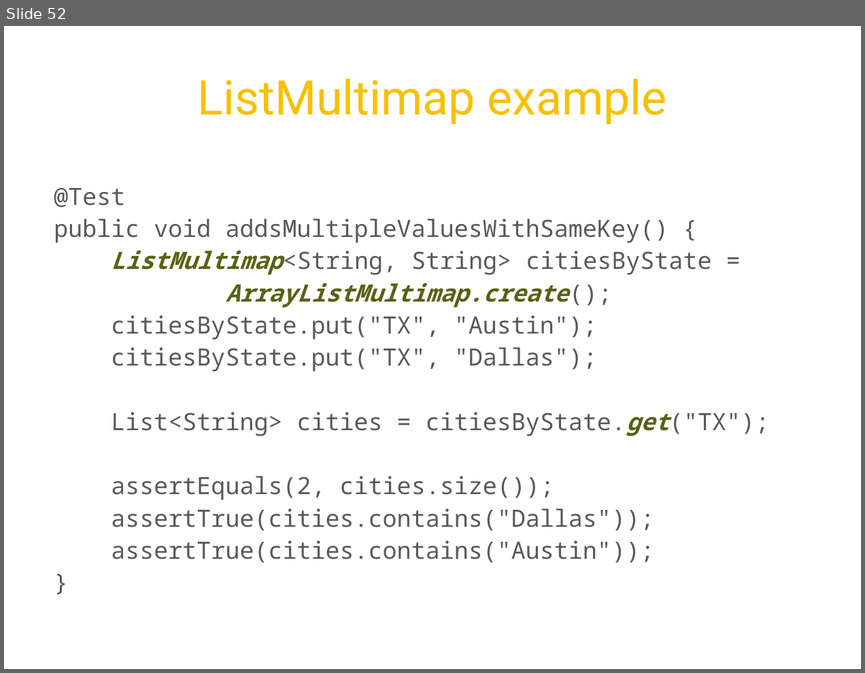
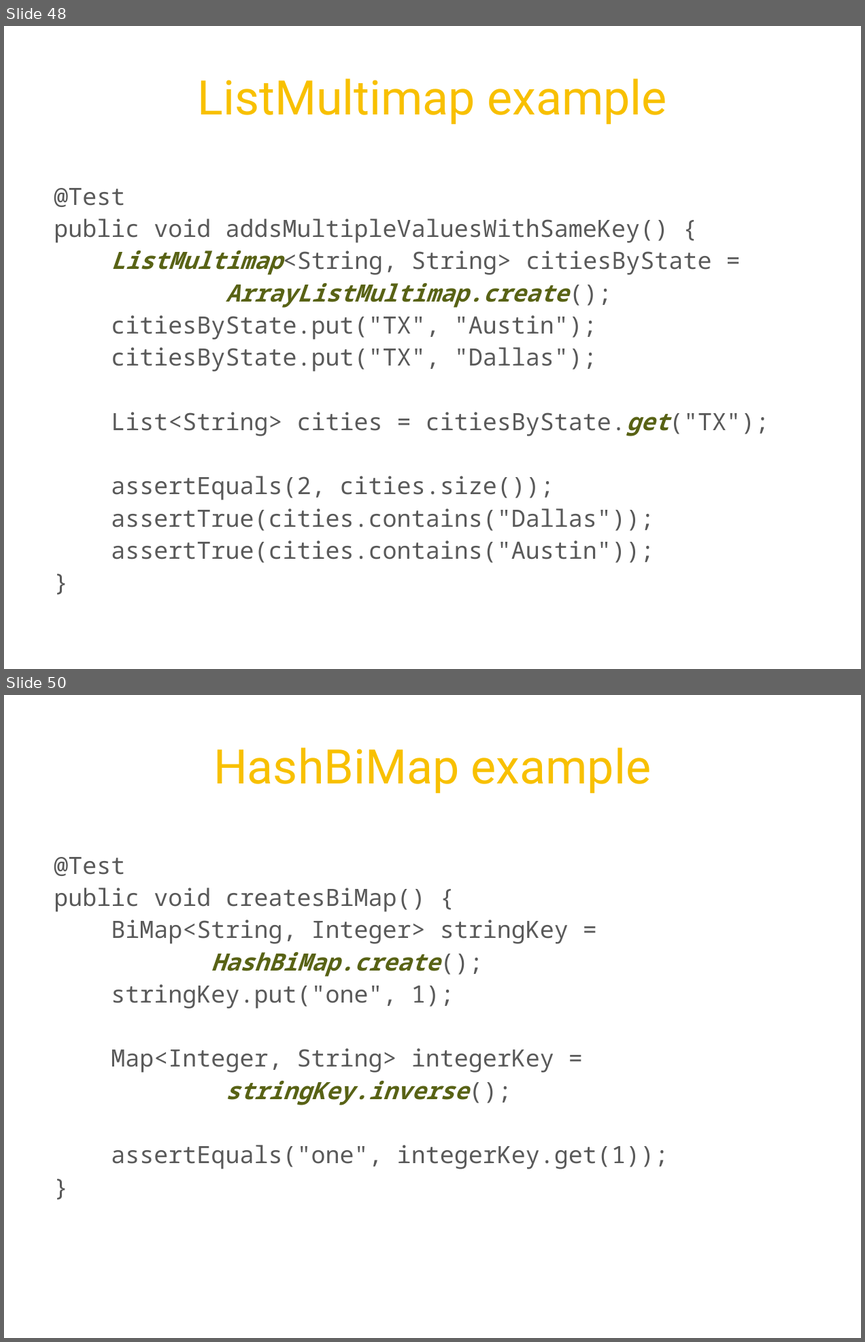
Before and after one commit to twoqubed/JavaMUG-Guava, a slide deck: JavaMUG - Guava.pptx. Shown one above the other, each under a label of ours: slide 52 before the commit, slides 48 and 50 after it; the slides between them are not shown. The pictures are 865x673 and 865x1342 pixels, drawn with LibreOffice and Linux fonts; fonts in the diff are those of the drawing; background and template pictures are left out. Boxes give left, top, right and bottom in pixels: in the first picture for what was removed or moved away, otherwise in the second. Text is boxed around its words. In the diff, an @@ line names an element or a change of style, - is before the commit and + after.

Commit message:
Polishing slides and examples.

```diff
--- a/JavaMUG - Guava.pptx
+++ b/JavaMUG - Guava.pptx
@@ slide 50 added at [4,695,861,1338], background picture (left out) @@
@@ title added at [213,747,651,794], 40 pt, text #F8C000 @@
+HashBiMap example
@@ text added at [54,857,668,1169], 20 pt, text #595959 @@
+@Test
+public void createsBiMap() {
+BiMap<String, Integer> stringKey =
+HashBiMap.create();
+stringKey.put("one", 1);
+Map<Integer, String> integerKey =
+stringKey.inverse();
+assertEquals("one", integerKey.get(1));
+}
@@ what was slide 52 is now slide 48 @@
```
Also in this commit, not shown: 19 slides changed, 4 other slides added, 6 slides removed, 9 other files.
